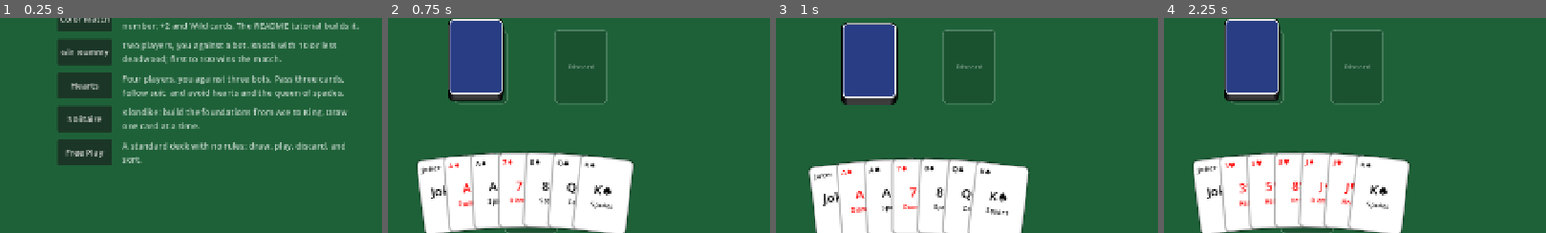
Above: before the commit, frames 1-4 (left to right).
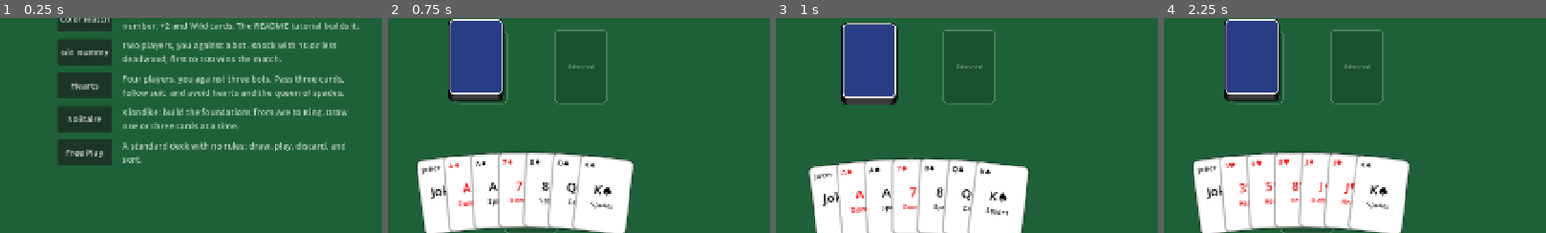
Above: after the commit, the same moments.

Repository: tylersutton/CardGameEngine
Game: Godot game, scene res://scenes/title.tscn
The game is run twice, just before and just after one commit, with the same random seed, the same clock (stepped at 60 frames per second) and the same inputs.
Inputs:
- Up to frame 1 (0.25 s): no input
- Up to frame 2 (0.75 s): click "Free Play" at 0.5 s
- Up to frame 3 (1 s): no input
- Up to frame 4 (2.25 s): click "Games" at 1.25 s; click "Free Play" at 2 s
The pictures show only the part of the screen within x 22-72%, y 42-92%; the shares and areas given below are measured in that part.

The runs differ from the first frame. In frame 1, 0.4% of the frame differs, in the area x 37-63%, y 48-52%; in frame 2, nothing differs; in frame 3, nothing differs; in frame 4, nothing differs.

Commit message:
Tighter face-down columns and draw-three Solitaire
- In column layouts, face-down cards overlap more than face-up ones
- "spread": N fans out the top N cards of a pile sideways
- Solitaire: Draw 1/3 button, the waste shows its top three cards,
  and only the top waste card can be played

Co-Authored-By: Claude Opus 5.5 <noreply@anthropic.com>

Diff:
--- a/games/solitaire.json
+++ b/games/solitaire.json
@@ -1,13 +1,13 @@
 {
 	"title": "Solitaire",
-	"description": "Klondike: build the foundations from Ace to King. Draw one card at a time.",
+	"description": "Klondike: build the foundations from Ace to King. Draw one or three cards at a time.",
 	"zones": {
 		"stock": { "label": "Stock",
 			"layout": "pile", "face": "down", "anchor": [0.08, 0.16],
 			"cards": "res://decks/gin_deck.csv",
-			"on_click": [{ "if": "count(stock) == 0", "then": ["draw(waste, stock, count(waste))"], "else": ["draw(stock, waste)"] }]
+			"on_click": [{ "if": "count(stock) == 0", "then": ["draw(waste, stock, count(waste))"], "else": ["draw(stock, waste, draw_count)"] }]
 		},
-		"waste": { "label": "Waste", "layout": "pile", "anchor": [0.21, 0.16], "on_click": ["try_move(card, foundation)"] },
+		"waste": { "label": "Waste", "layout": "pile", "spread": 3, "anchor": [0.21, 0.16], "on_click": ["try_move(card, foundation)"] },
 		"foundation": { "label": "A",
 			"copies": 4, "layout": "pile",
 			"anchors": [[0.47, 0.16], [0.6, 0.16], [0.73, 0.16], [0.86, 0.16]]
@@ -18,7 +18,7 @@
 			"on_click": ["try_move(card, foundation)"]
 		}
 	},
-	"variables": { "result": "" },
+	"variables": { "result": "", "draw_count": 1 },
 	"status": { "cards on foundations": "count(foundation)", "cards you can move": "count(movable([waste, tableau], [tableau, foundation]))" },
 	"conditions": {
 		"top_card": "card == top(from)",
@@ -26,6 +26,7 @@
 		"fits_tableau": "(count(to) == 0 and number(card, 'value') == 13) or (number(card, 'value') == number(top(to), 'value') - 1 and card.data.color != text(top(to), 'color'))"
 	},
 	"actions": {
+		"Draw 1/3": ["assign('draw_count', 4 - draw_count)"],
 		"Auto-finish": {
 			"when": "result == '' and count(stock) + count(waste) == 0 and count(face_down(tableau)) == 0",
 			"steps": [{ "while": "count(movable(tableau, foundation)) > 0", "do": ["try_move(top(movable(tableau, foundation)), foundation)"] }]
@@ -34,7 +35,7 @@
 	"moves": [
 		{
 			"from": "waste", "to": "foundation",
-			"when": "fits_foundation",
+			"when": "top_card and fits_foundation",
 			"then": ["trigger('check_win')"]
 		},
 		{
@@ -44,7 +45,7 @@
 		},
 		{
 			"from": "waste", "to": "tableau",
-			"when": "fits_tableau"
+			"when": "top_card and fits_tableau"
 		},
 		{
 			"from": "tableau", "to": "tableau",
--- a/scripts/core/zone.gd
+++ b/scripts/core/zone.gd
@@ -20,6 +20,7 @@
 var width: float
 var rotation: float
 var drags_stack: bool
+var spread: int
 var on_click: Array
 var cards: Array[Card] = []
 var sort_columns: Array[String] = []
@@ -39,6 +40,7 @@
 	var rotations: Array = definition.get("rotations", [])
 	rotation = rotations[number - 1] if number and rotations.size() >= number else definition.get("rotation", 0.0)
 	drags_stack = definition.get("drag", "") == DRAG_STACK
+	spread = int(definition.get("spread", 0))
 	on_click = definition.get("on_click", [])
 
 
--- a/scripts/ui/table_view.gd
+++ b/scripts/ui/table_view.gd
@@ -66,13 +66,16 @@
 	var group_centers := ZoneLayout.group_centers(groups.map(func(group: Array) -> int: return group.size()))
 	for group_index in groups.size():
 		var group: Array = groups[group_index]
+		var column_offsets: Array = ZoneLayout.column_offsets(group.map(game.shows_face), _max_spread(zone)) if zone.layout == "column" else []
 		for i in group.size():
 			if group[i] == incoming:
 				continue
 			var view := _view_for(group[i], center)
 			view.face_up = game.shows_face(group[i])
 			move_child(view, -1)
-			var placement := ZoneLayout.place(zone.layout, i, group.size(), _max_spread(zone))
+			var placement := ZoneLayout.place(zone.layout, i, group.size(), _max_spread(zone), zone.spread)
+			if zone.layout == "column":
+				placement = Transform2D(0.0, Vector2(0, column_offsets[i]))
 			var offset := (Vector2(group_centers[group_index], 0) + placement.origin).rotated(turn)
 			view.move_to(center + offset - CardView.SIZE / 2, placement.get_rotation() + turn)
 
--- a/scripts/ui/zone_layout.gd
+++ b/scripts/ui/zone_layout.gd
@@ -7,25 +7,37 @@
 const MAX_WIDTH := 800.0
 const MELD_SPACING := 26.0
 const COLUMN_SPACING := 30.0
+const FACE_DOWN_SPACING := 12.0
+const PILE_SPREAD := 25.0
 const MELD_GAP := 24.0
 
 
-static func place(layout: String, index: int, count: int, max_spread := MAX_WIDTH) -> Transform2D:
+static func place(layout: String, index: int, count: int, max_spread := MAX_WIDTH, spread_top := 0) -> Transform2D:
 	var steps_from_middle := index - (count - 1) / 2.0
 	var widest_spacing := (max_spread - CardView.SIZE.x) / maxf(count - 1, 1)
 	match layout:
 		"pile":
-			return Transform2D(0.0, Vector2(0, -index * PILE_STEP))
+			return Transform2D(0.0, Vector2(maxi(0, index - count + spread_top) * PILE_SPREAD, -index * PILE_STEP))
 		"fan":
 			var x := steps_from_middle * minf(FAN_SPACING, widest_spacing)
 			return Transform2D(x / FAN_RADIUS, Vector2(x, x * x / (2 * FAN_RADIUS)))
 		"melds":
 			return Transform2D(0.0, Vector2(steps_from_middle * MELD_SPACING, 0))
-		"column":
-			return Transform2D(0.0, Vector2(0, index * minf(COLUMN_SPACING, max_spread / maxf(count - 1, 1))))
 		_:
 			var x := steps_from_middle * minf(ROW_SPACING, widest_spacing)
 			return Transform2D(0.0, Vector2(x, 0))
+
+
+## How far down each card of a column sits: face-down cards overlap more, and a long column squeezes to fit.
+static func column_offsets(faces_up: Array, max_length: float) -> Array[float]:
+	var offsets: Array[float] = [0.0]
+	for i in range(1, faces_up.size()):
+		offsets.append(offsets[i - 1] + (COLUMN_SPACING if faces_up[i - 1] else FACE_DOWN_SPACING))
+	var squeeze := minf(1.0, max_length / offsets.back()) if offsets.back() > 0 else 1.0
+	var squeezed: Array[float] = []
+	for offset in offsets:
+		squeezed.append(offset * squeeze)
+	return squeezed
 
 
 static func group_centers(group_sizes: Array) -> Array[float]:
Not shown, changed: README.md
